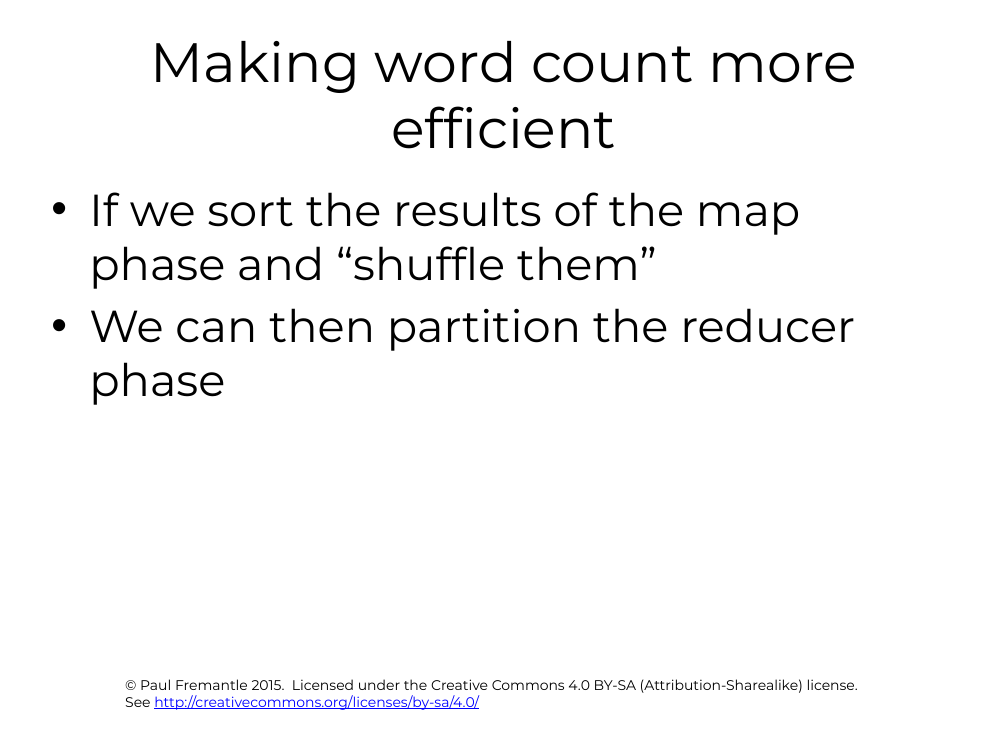
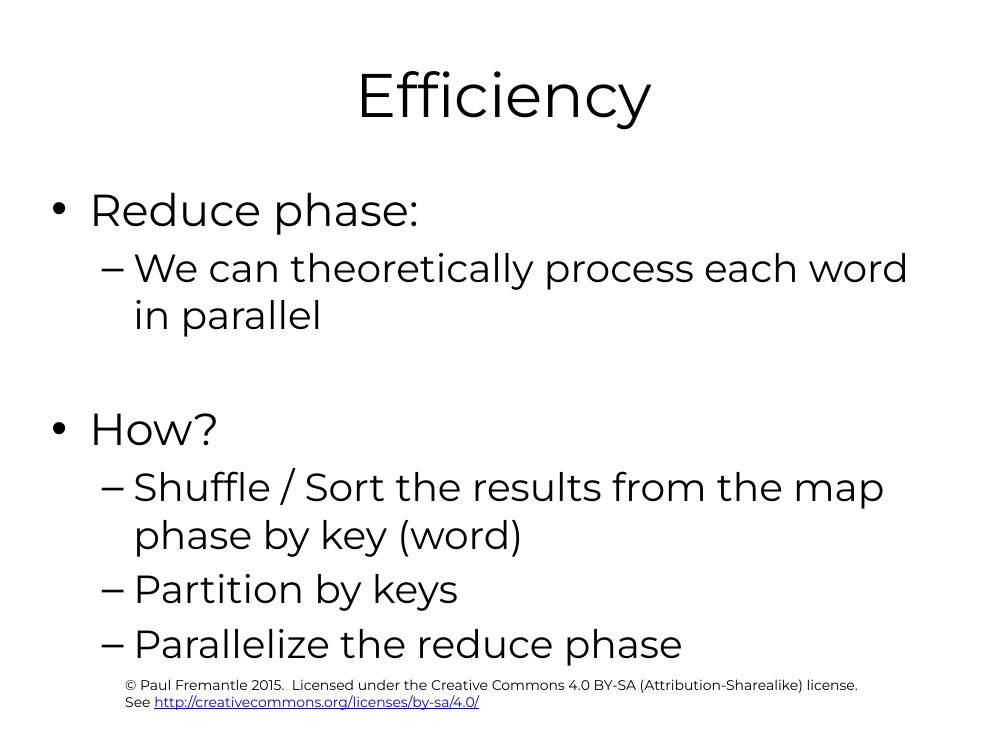
Before and after one commit to pzfreo/ox-clo, a slide deck: slide 8 of pres-source/05-hadoop.pptx (slide 7 before the commit). Drawn at 1008x756 pixels with LibreOffice and Linux fonts; fonts in the diff are those of the drawing; background and template pictures are left out. Boxes give left, top, right and bottom in pixels: in the first picture for what was removed or moved away, otherwise in the second. Text is boxed around its words. In the diff, an @@ line names an element or a change of style, - is before the commit and + after.

Commit message:
updates

```diff
--- a/pres-source/05-hadoop.pptx
+++ b/pres-source/05-hadoop.pptx
@@ title at (x1=355, y1=71, x2=652, y2=130): text changed; size 39.6 to 44 pt @@
-Making word count more efficient
+Efficiency
@@ text at (x1=89, y1=192, x2=909, y2=666): text changed; size 32 to 28 pt @@
-• If we sort the results of the map phase and “shuffle them”
-• We can then partition the reducer phase
+• Reduce phase:
+  – We can theoretically process each word in parallel
+• How?
+  – Shuffle / Sort the results from the map phase by key (word)
+  – Partition by keys
+  – Parallelize the reduce phase
```
Also in this commit, not shown: 7 other slides changed, 7 slides added, 1 slide removed.
